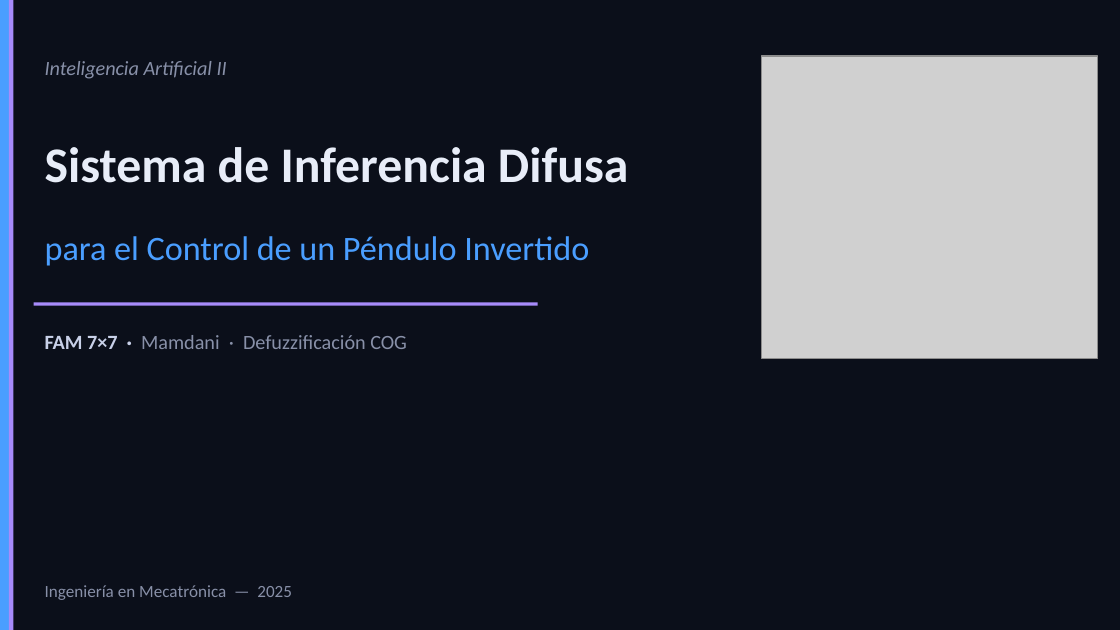
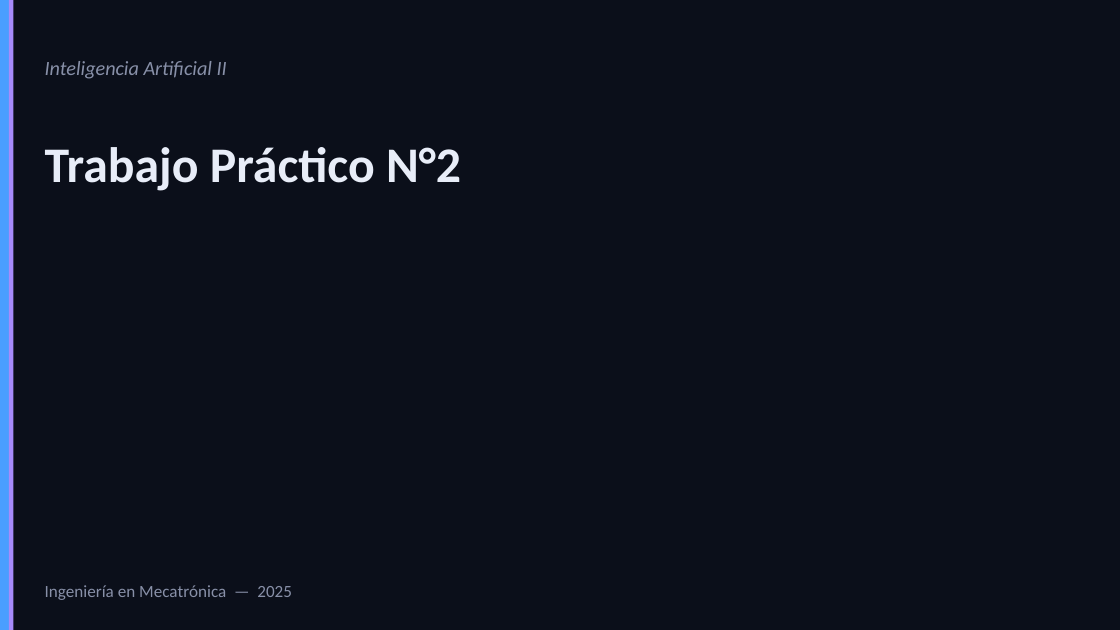
Before and after one commit to Juan-Stella/IA2, a slide deck: slide 1 of Unidad 2/pendulo_fam.pptx. Drawn at 1120x630 pixels with LibreOffice and Linux fonts; fonts in the diff are those of the drawing; grey boxes stand for pictures. Boxes give left, top, right and bottom in pixels: in the first picture for what was removed or moved away, otherwise in the second. Text is boxed around its words. In the diff, an @@ line names an element or a change of style, - is before the commit and + after.

```diff
--- a/Unidad 2/pendulo_fam.pptx
+++ b/Unidad 2/pendulo_fam.pptx
@@ picture removed at [762, 56, 1098, 358] @@
@@ text at [45, 147, 461, 191]: text changed @@
-Sistema de Inferencia Difusa
+Trabajo Práctico N°2
@@ text removed at [45, 236, 589, 266] @@
-para el Control de un Péndulo Invertido
@@ rectangle removed at [34, 302, 538, 306] @@
@@ text removed at [45, 335, 407, 349] @@
-FAM 7×7 · Mamdani · Defuzzificación COG
```
Also in this commit, not shown: 6 slides removed, 2 other files.
